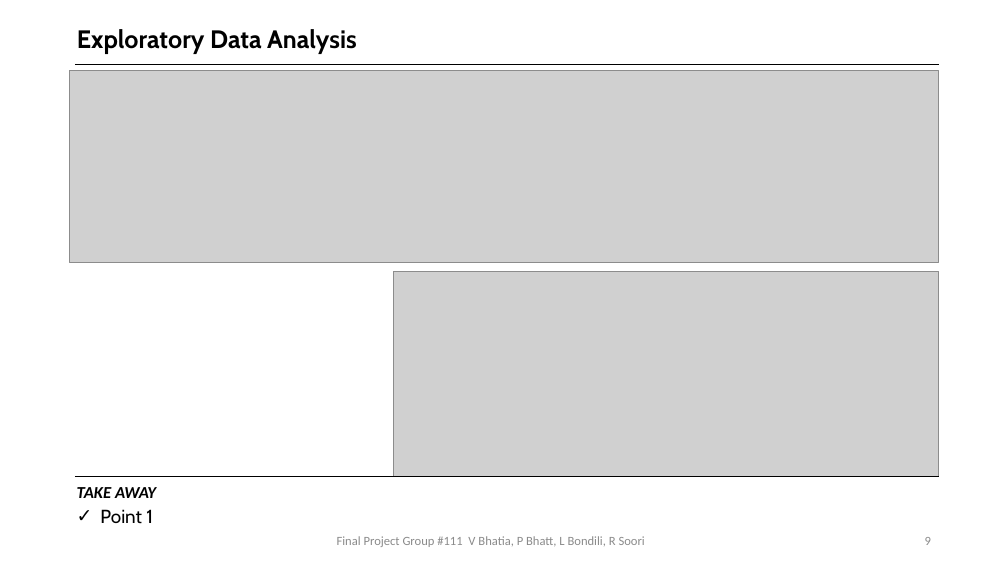
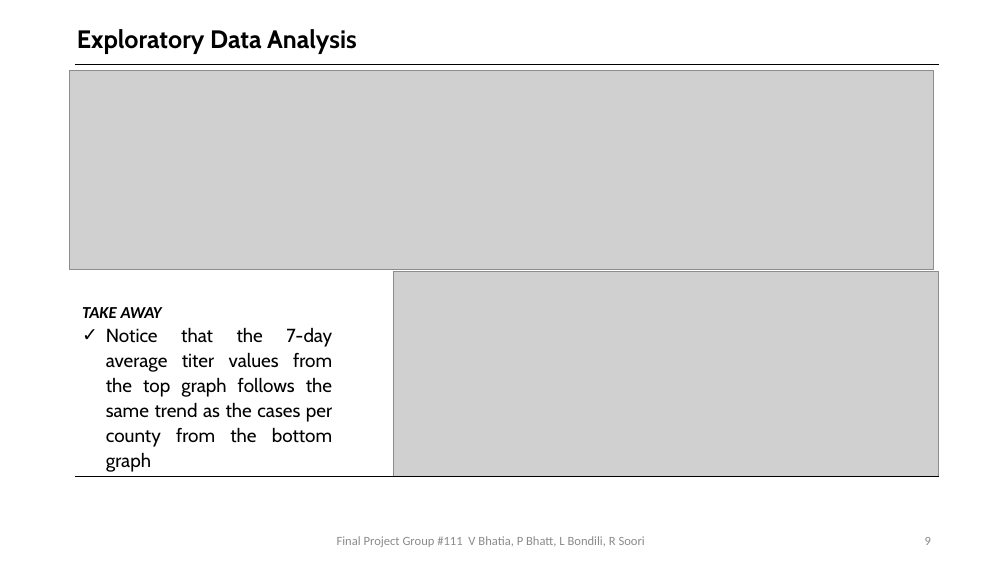
Before and after one commit to bhatiavr/cs109b-final-project-111, a slide deck: slide 9 of docs/Forecasting COVID-19 Cases Using SARS-Cov-2 Titers in Wastewater.pptx. Drawn at 1008x567 pixels with LibreOffice and Linux fonts; fonts in the diff are those of the drawing; grey boxes stand for pictures. Boxes give left, top, right and bottom in pixels: in the first picture for what was removed or moved away, otherwise in the second. Text is boxed around its words. In the diff, an @@ line names an element or a change of style, - is before the commit and + after.

```diff
--- a/docs/Forecasting COVID-19 Cases Using SARS-Cov-2 Titers in Wastewater.pptx
+++ b/docs/Forecasting COVID-19 Cases Using SARS-Cov-2 Titers in Wastewater.pptx
@@ picture: place and size @@
-picture at (70, 70, 939, 262)
+picture at (70, 70, 934, 269)
@@ text "TAKE AWAY": place and size @@
-text "TAKE AWAY" at (77, 487, 156, 524)
+text "TAKE AWAY" at (82, 307, 332, 472)
@@ text at (106, 327, 332, 472): text changed @@
-✓ Point 1
+✓ Notice that the 7-day average titer values from the top graph follows the same trend as the cases per county from the bottom graph
```
Also in this commit, not shown: 17 other slides changed, 1 slide removed, 1 other file.
